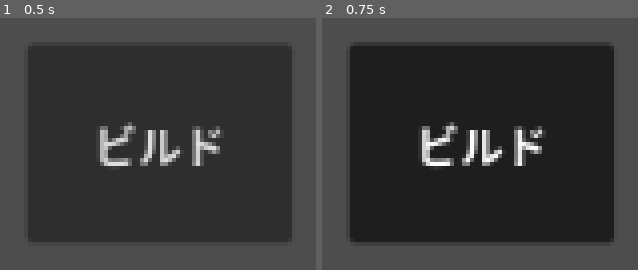
Above: before the commit, frames 1-2 (left to right).
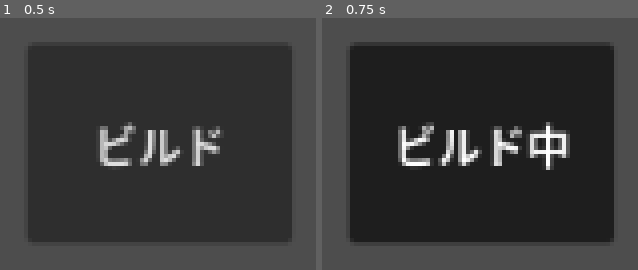
Above: after the commit, the same moments.

Repository: grimoire1089-coder/optimistic
Game: Godot game, scene res://Scenes/UI/HUD/BuildModeButton.tscn
Same seed, same stepped clock (60 frames per second), same inputs: the game is played once before the commit and once after it. This scene is started directly instead of the project's main scene.
Inputs:
- Up to frame 1 (0.5 s): no input
- Up to frame 2 (0.75 s): click "ビルド" at 0.5 s

Frame 1 is identical in both runs. In frame 2, 5.7% of the frame differs, in the area x 24-79%, y 41-61%.
Error before the commit: Parse Error: Cannot infer the type of "can_build" variable because the value doesn't have a set type. (res://Scripts/UI/HUD/BuildModeButton.gd:44)

Commit message:
Make build mode button work with buildable room fallback

Diff:
--- a/Scripts/UI/HUD/BuildModeButton.gd
+++ b/Scripts/UI/HUD/BuildModeButton.gd
@@ -6,10 +6,12 @@
 @export var label_text: String = "ビルド"
 @export var active_label_text: String = "ビルド中"
 @export var room_map_path: NodePath = NodePath("../../RobinRoomMap")
+@export var fallback_room_is_buildable: bool = true
 @export var click_sfx: AudioStream
 @export var click_sfx_volume_db: float = 0.0
 
-var _room_map: RoomMapGridModule
+var _room_map: Node
+var _local_build_mode_enabled: bool = false
 
 
 func _ready() -> void:
@@ -27,21 +29,17 @@
 func _on_pressed() -> void:
 	_play_click_sfx()
 	_resolve_room_map()
-	if _room_map == null:
-		button_pressed = false
-		push_warning("Room map not found: %s" % room_map_path)
-		return
-	if not _room_map.is_buildable():
-		button_pressed = false
+	if not _can_build_in_current_room():
+		_set_build_mode_enabled(false)
 		return
 
-	_room_map.set_build_mode_enabled(button_pressed)
+	_set_build_mode_enabled(button_pressed)
 	_sync_button_state()
 
 
 func _sync_button_state() -> void:
 	_resolve_room_map()
-	var can_build := _room_map != null and _room_map.is_buildable()
+	var can_build := _can_build_in_current_room()
 	disabled = not can_build
 
 	if not can_build:
@@ -50,7 +48,7 @@
 		tooltip_text = "この場所ではビルドできません"
 		return
 
-	if _room_map.is_build_mode_enabled():
+	if _is_build_mode_enabled():
 		button_pressed = true
 		text = active_label_text
 		tooltip_text = "ビルドモード中"
@@ -60,12 +58,37 @@
 		tooltip_text = "ビルドモードを開始"
 
 
+func _can_build_in_current_room() -> bool:
+	if _room_map == null:
+		return fallback_room_is_buildable
+	if _room_map.has_method("is_buildable"):
+		return _room_map.call("is_buildable") as bool
+	if _room_map.has_meta("buildable"):
+		return _room_map.get_meta("buildable", fallback_room_is_buildable) as bool
+	return fallback_room_is_buildable
+
+
+func _is_build_mode_enabled() -> bool:
+	if _room_map != null and _room_map.has_method("is_build_mode_enabled"):
+		return _room_map.call("is_build_mode_enabled") as bool
+	return _local_build_mode_enabled
+
+
+func _set_build_mode_enabled(enabled: bool) -> void:
+	var next_enabled := enabled and _can_build_in_current_room()
+	if _room_map != null and _room_map.has_method("set_build_mode_enabled"):
+		_room_map.call("set_build_mode_enabled", next_enabled)
+	else:
+		_local_build_mode_enabled = next_enabled
+	button_pressed = next_enabled
+
+
 func _resolve_room_map() -> void:
 	if _room_map != null:
 		return
 	if room_map_path.is_empty():
 		return
-	_room_map = get_node_or_null(room_map_path) as RoomMapGridModule
+	_room_map = get_node_or_null(room_map_path)
 
 
 func _play_click_sfx() -> void:
